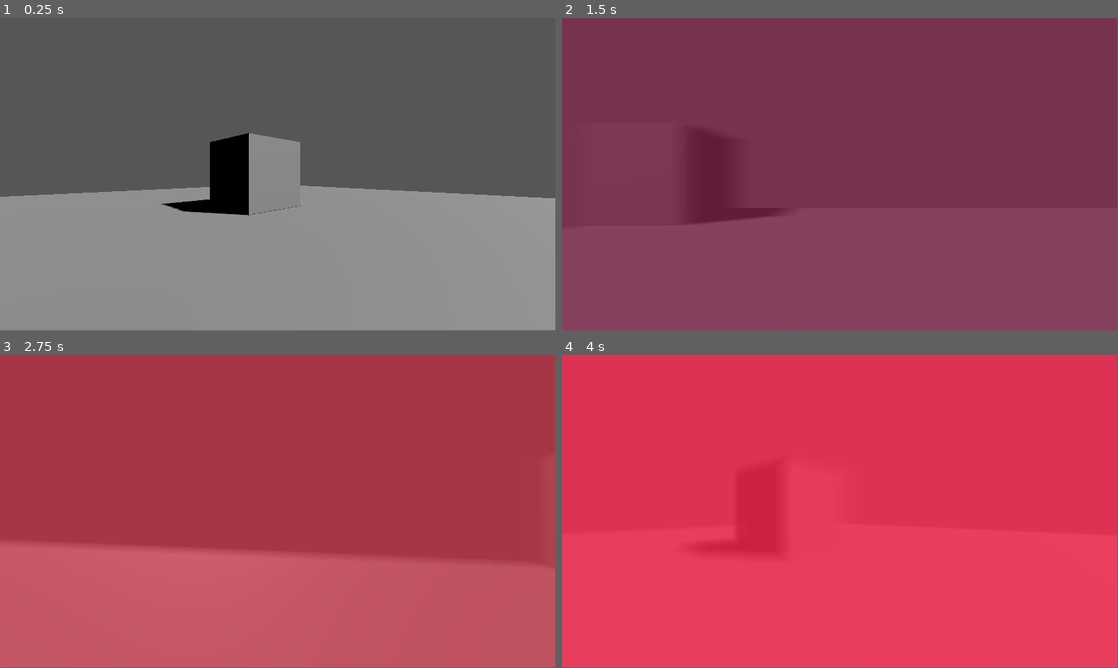
Above: before the commit, frames 1-4 (two rows, left to right).
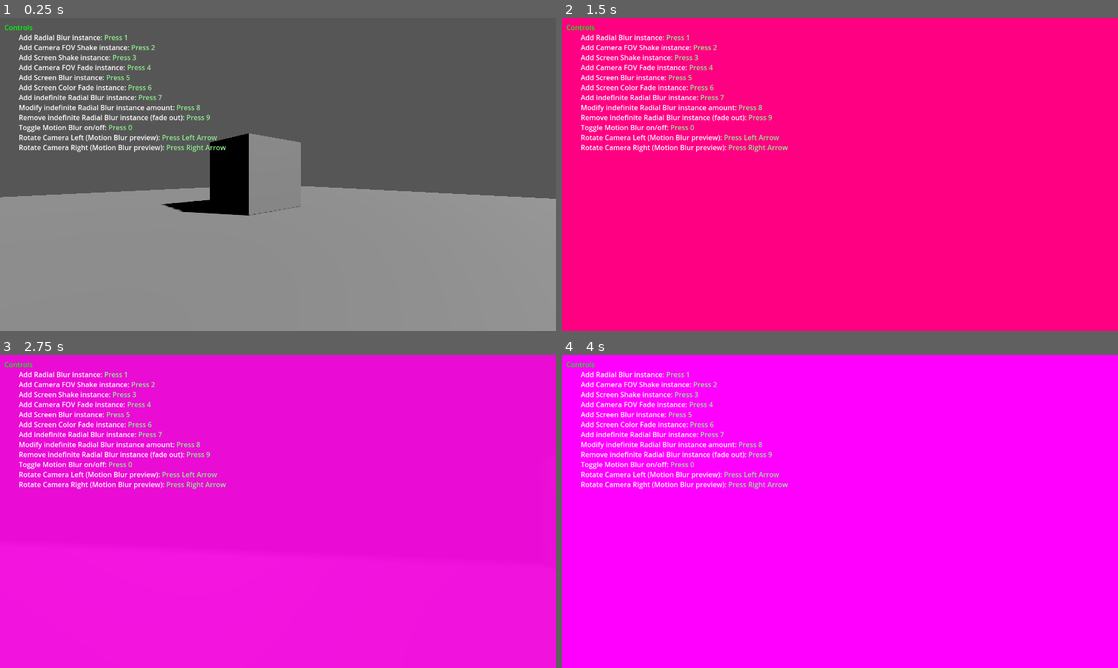
Above: after the commit, the same moments.

Repository: ioannis-koukourakis/godot_screen_effects
Game: Godot game, scene res://example_project/example_map/example_map.tscn
Two runs of this game, one before a commit and one after it. Both use one fixed random seed, a clock stepped at 60 frames per second and the inputs below.
Inputs:
- Up to frame 1 (0.25 s): no input
- Up to frame 2 (1.5 s): tap Enter at 0.5 s; hold Right (ui_right) 0.53-1.28 s; tap 6 at 0.6, 1.35 s; hold Left (ui_left) from 1.28 s (still down)
- Up to frame 3 (2.75 s): release Left (ui_left) at 2.03 s; hold Right (ui_right) from 2.03 s (still down); tap 1 at 2.1 s; tap 6 at 2.3 s
- Up to frame 4 (4 s): tap 2 at 2.85 s; tap 6 at 3.05, 3.8 s; release Right (ui_right) at 3.53 s; hold Left (ui_left) from 3.53 s (still down); tap 3 at 3.6 s
In our replay, the window is 799x449 before the commit and 800x450 after it. These sizes can differ from the game's own. Grey fills any space a smaller window leaves; there, only what the larger window draws over its background counts as a difference.

The runs differ from the first frame. In frame 1, 3.1% of the frame differs, in the area x 0-100%, y 0-64%; in frame 2, 100%, in the area x 0-100%, y 0-100%; in frame 3, 100%; in frame 4, 100%.

Commit message:
Added on screen test map instructions.

Diff:
--- a/example_project/example_map/example_map.gd
+++ b/example_project/example_map/example_map.gd
@@ -3,6 +3,34 @@
 #-------------------------------------------------------
 
 var mlRadialBlurInstanceID: int = -1;
+var mInfoLabel: RichTextLabel;
+
+#-------------------------------------------------------
+
+func _ready():
+	#########################
+	# Create a new Label to show the controls.
+	mInfoLabel = RichTextLabel.new();
+	mInfoLabel.bbcode_enabled = true;
+	mInfoLabel.anchor_right = 1.0;
+	mInfoLabel.anchor_bottom = 0.5;
+	mInfoLabel.text = "[color=green]Controls[/color]
+		Add Radial Blur instance: [color=light_green]Press 1[/color]
+		Add Camera FOV Shake instance: [color=light_green]Press 2[/color]
+		Add Screen Shake instance: [color=light_green]Press 3[/color]
+		Add Camera FOV Fade instance: [color=light_green]Press 4[/color]
+		Add Screen Blur instance: [color=light_green]Press 5[/color]
+		Add Screen Color Fade instance: [color=light_green]Press 6[/color]
+		Add indefinite Radial Blur instance: [color=light_green]Press 7[/color]
+		Modify indefinite Radial Blur instance amount: [color=light_green]Press 8[/color]
+		Remove indefinite Radial Blur instance (fade out): [color=light_green]Press 9[/color]
+		Toggle Motion Blur on/off: [color=light_green]Press 0[/color]
+		Rotate Camera Left (Motion Blur preview): [color=light_green]Press Left Arrow[/color]
+		Rotate Camera Right (Motion Blur preview): [color=light_green]Press Right Arrow[/color]
+		";
+	mInfoLabel.position = Vector2(10, 10);
+	mInfoLabel.add_theme_color_override("font_color", Color(1, 1, 1));
+	add_child(mInfoLabel);
 
 #-------------------------------------------------------
 
@@ -49,7 +77,7 @@
 		# Add screen color fade instance.
 		# Multiple can be added at a time. An instance is added every time key is pressed.
 		if (lKeycode == KEY_6):
-			EffectsHandler.AddScreenFade(2.0, Color(0.0,0.1,0.2,0.5), Color(1.0,0,0,0));
+			EffectsHandler.AddScreenFade(2.0, Color(1.0,0.0,0.0,0.8), Color(0.0,0.0,1.0,0.0));
 			get_tree().get_root().set_input_as_handled();
 
 		################################
--- a/project.godot
+++ b/project.godot
@@ -19,6 +19,11 @@
 
 EffectsHandler="*res://addons/screen_effects/scripts/effects_handler.gd"
 
+[display]
+
+window/size/viewport_width=1280
+window/size/viewport_height=720
+
 [editor_plugins]
 
 enabled=PackedStringArray("res://addons/screen_effects/plugin.cfg")
